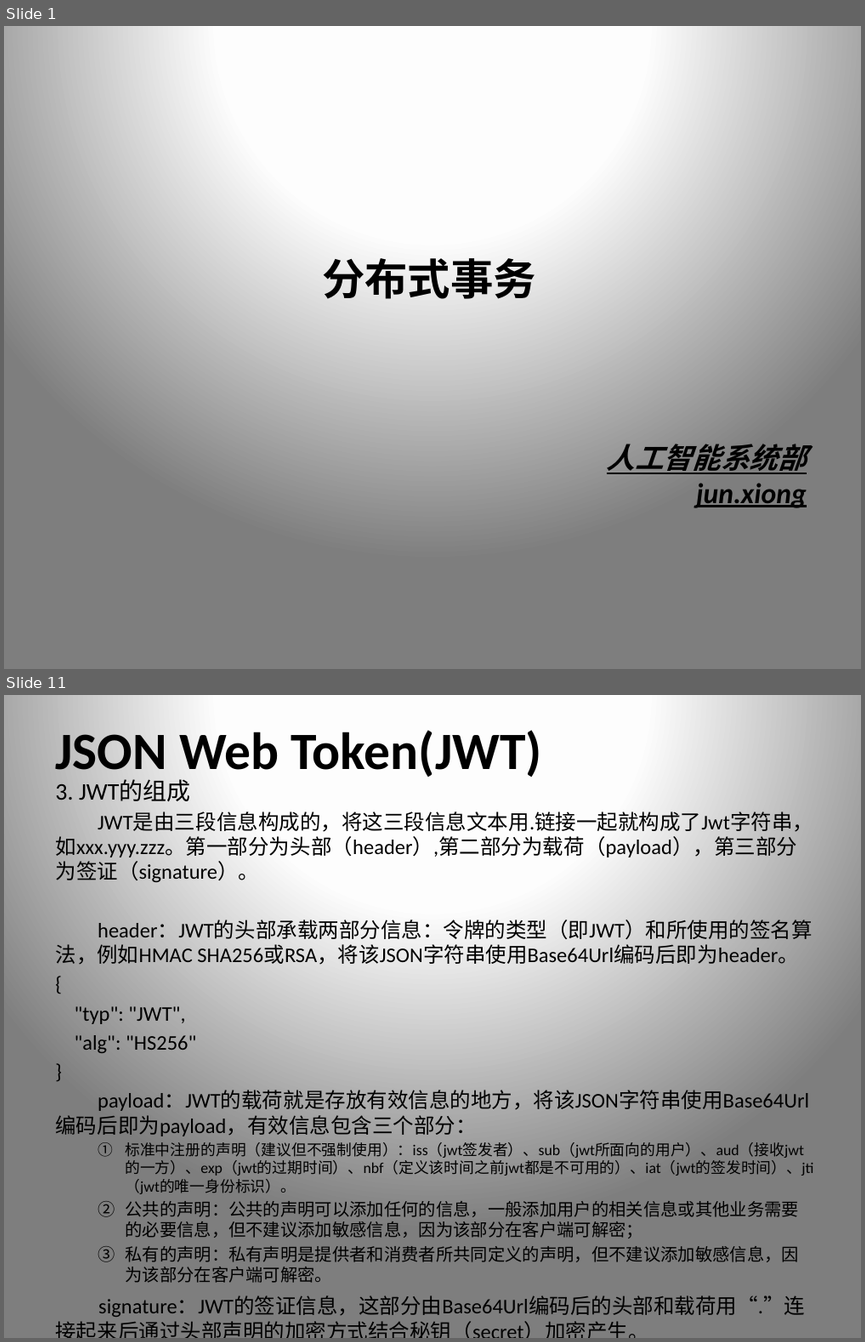
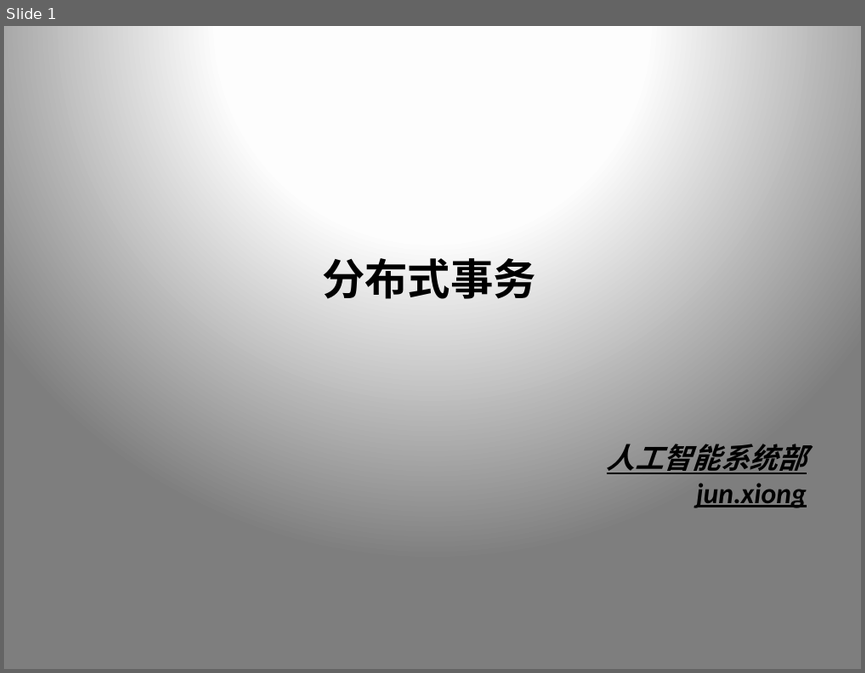
Before and after one commit to xiongpeter/study-notes, a slide deck: 我的.pptx. Shown one above the other, each under a label of ours: slides 1 and 11 before the commit, slide 1 after it; the slides between them are not shown. The pictures are 865x1342 and 865x673 pixels, drawn with LibreOffice and Linux fonts; fonts in the diff are those of the drawing. Boxes give left, top, right and bottom in pixels: in the first picture for what was removed or moved away, otherwise in the second. Text is boxed around its words. In the diff, an @@ line names an element or a change of style, - is before the commit and + after.

```diff
--- a/我的.pptx
+++ b/我的.pptx
@@ slide 11 removed at [4, 695, 861, 1338], background gradient #FFFFFF to #FEFEFE to #7F7F7F @@
@@ title removed at [55, 730, 542, 782] @@
-JSON Web Token(JWT)
@@ text removed at [55, 779, 813, 1316] @@
-3. JWT的组成
-JWT是由三段信息构成的，将这三段信息文本用.链接一起就构成了Jwt字符串，如xxx.yyy.zzz。第一部分为头部（header）,第二部分为载荷（payload），第三部分为签证（signature）。
-header：JWT的头部承载两部分信息：令牌的类型（即JWT）和所使用的签名算法，例如HMAC SHA256或RSA，将该JSON字符串使用Base64Url编码后即为header。
-{
-"typ": "JWT",
-"alg": "HS256"
-}
-payload：JWT的载荷就是存放有效信息的地方，将该JSON字符串使用Base64Url编码后即为payload，有效信息包含三个部分：
-  1. 标准中注册的声明（建议但不强制使用）：iss（jwt签发者）、sub（jwt所面向的用户）、aud（接收jwt的一方）、exp（jwt的过期时间）、nbf（定义该时间之前jwt都是不可用的）、iat（jwt的签发时间）、jti（jwt的唯一身份标识）。
-  2. 公共的声明：公共的声明可以添加任何的信息，一般添加用户的相关信息或其他业务需要的必要信息，但不建议添加敏感信息，因为该部分在客户端可解密；
-  3. 私有的声明：私有声明是提供者和消费者所共同定义的声明，但不建议添加敏感信息，因为该部分在客户端可解密。
-signature：JWT的签证信息，这部分由Base64Url编码后的头部和载荷用“.”连接起来后通过头部声明的加密方式结合秘钥（secret）加密产生。
```
Also in this commit, not shown: 10 slides changed, 4 slides added, 1 other slide removed.
